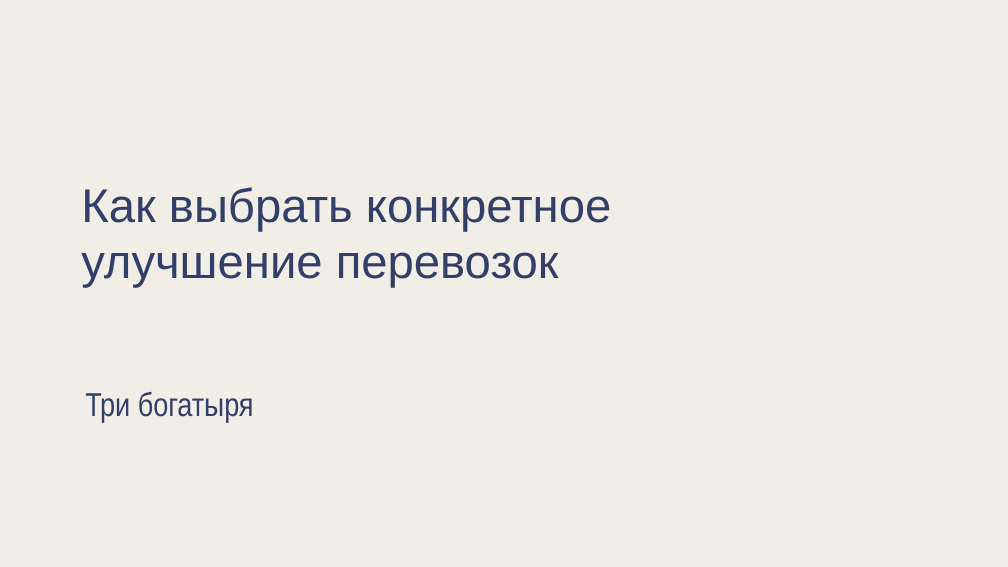
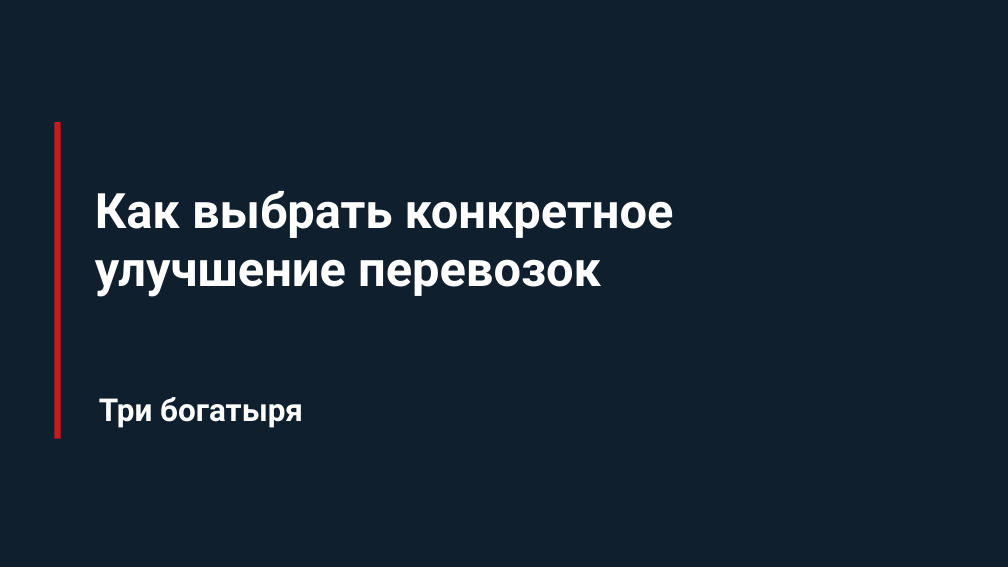
Before and after one commit to iszenzi/case-championship-hackathon-3-case, a slide deck: slide 1 of presentation/Vanino_Object_Motion.pptx. Drawn at 1008x567 pixels with LibreOffice and Linux fonts; fonts in the diff are those of the drawing. Boxes give left, top, right and bottom in pixels: in the first picture for what was removed or moved away, otherwise in the second. Text is boxed around its words. In the diff, an @@ line names an element or a change of style, - is before the commit and + after.

```diff
--- a/presentation/Vanino_Object_Motion.pptx
+++ b/presentation/Vanino_Object_Motion.pptx
@@ background #F0EEE6 to #101F2E @@
@@ rectangle added at (54, 122, 60, 439), fill #CD171C @@
@@ text "Как выбрать конкретное": place and size @@
-text "Как выбрать конкретное" at (81, 187, 611, 288)
+text "Как выбрать конкретное" at (95, 191, 674, 297)
@@ text "Как выбрать конкретное" at (95, 191, 674, 297): size 45 to 46.5 pt, font Arial to Roboto, text colour #343F68 to #FFFFFF, bold on @@
@@ text "Три богатыря": place and size @@
-text "Три богатыря" at (85, 392, 254, 422)
+text "Три богатыря" at (99, 397, 303, 428)
@@ text "Три богатыря" at (99, 397, 303, 428): size 31.5 to 30 pt, font Arial Narrow to Roboto, text colour #343F68 to #FFFFFF, bold on @@
```
Also in this commit, not shown: 6 other slides changed, 1 slide added, 1 slide removed, 12 other files.
